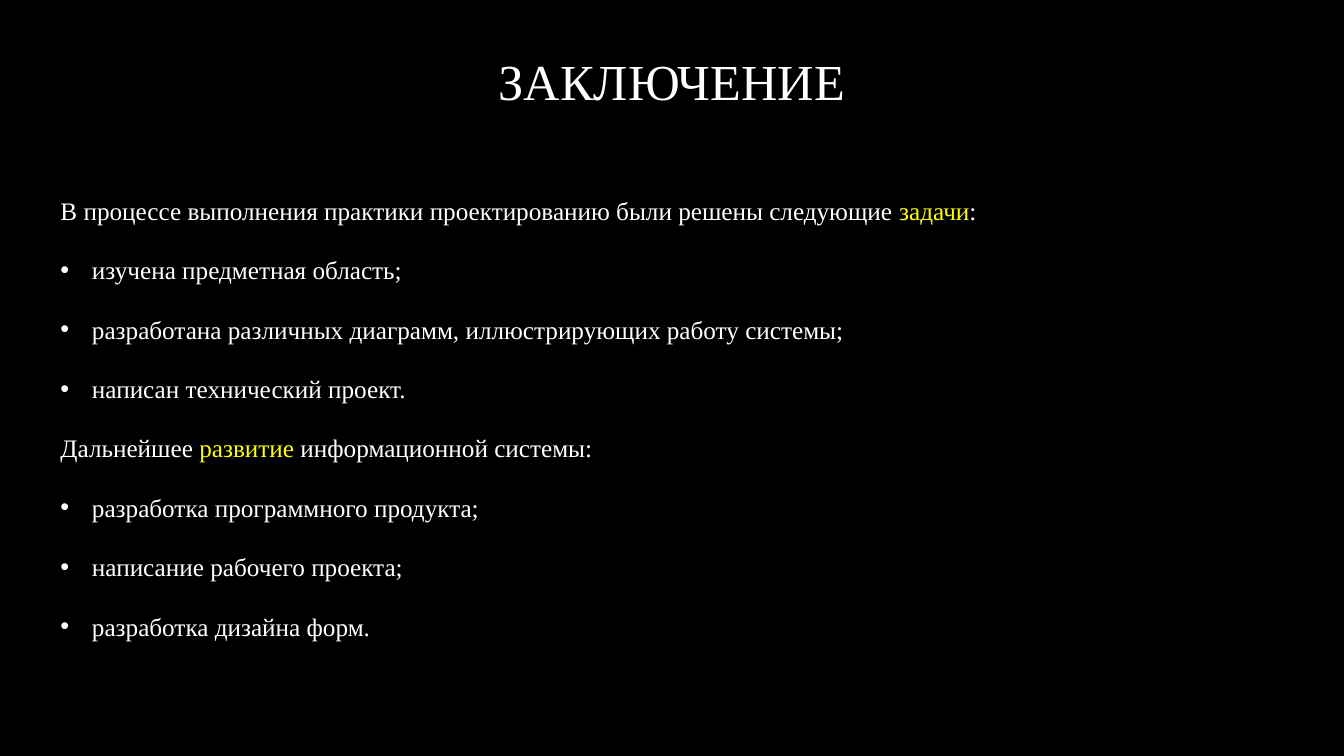
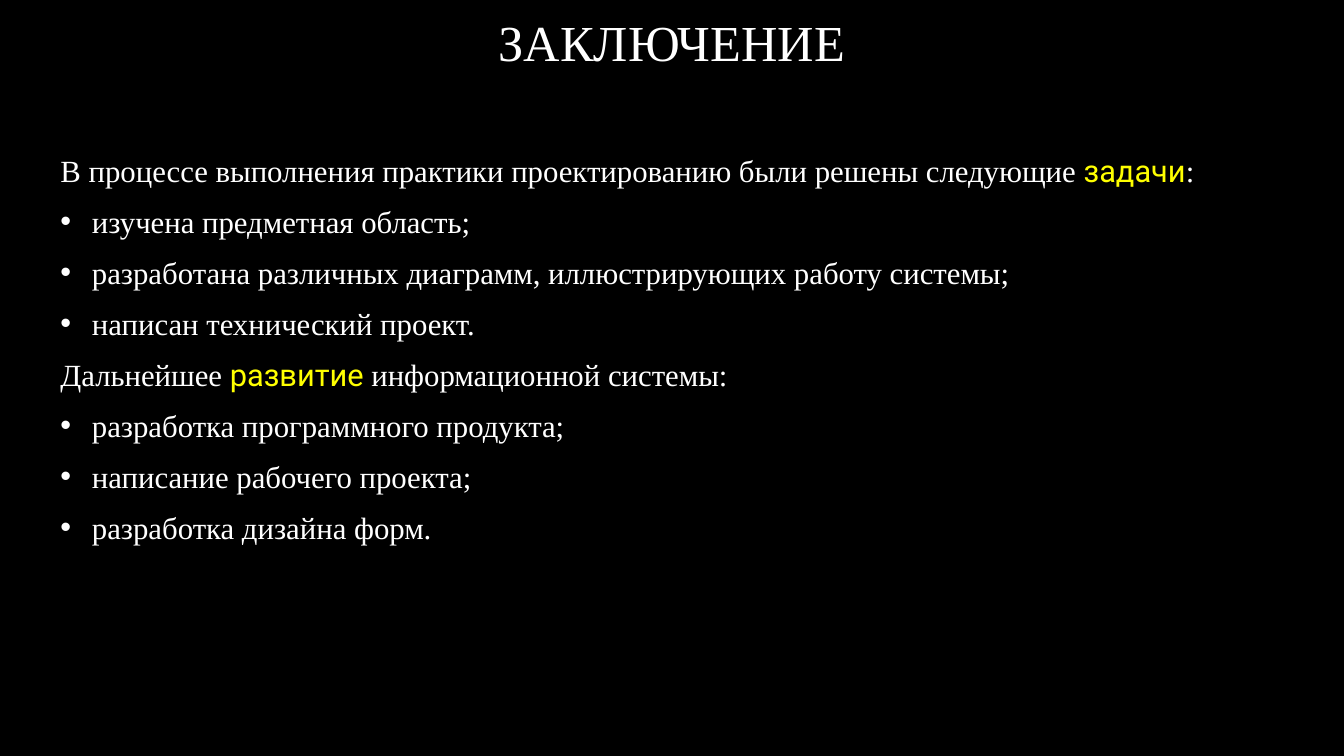
Before and after one commit to RAdKuzur/ASTU, a slide deck: slide 15 of Дипломная работа/Презентация Курсовая.pptx (slide 16 before the commit). Drawn at 1344x756 pixels with LibreOffice and Linux fonts; fonts in the diff are those of the drawing; background and template pictures are left out. Boxes give left, top, right and bottom in pixels: in the first picture for what was removed or moved away, otherwise in the second. Text is boxed around its words. In the diff, an @@ line names an element or a change of style, - is before the commit and + after.

```diff
--- a/Дипломная работа/Презентация Курсовая.pptx
+++ b/Дипломная работа/Презентация Курсовая.pptx
@@ title "ЗАКЛЮЧЕНИЕ": place and size @@
-title "ЗАКЛЮЧЕНИЕ" at (499, 66, 845, 101)
+title "ЗАКЛЮЧЕНИЕ" at (499, 27, 845, 62)
@@ text "В процессе выполнения практики проектированию ..." at (60, 160, 1195, 545): size 18 to 22 pt; font Times New Roman to Roboto in "задачи:", "развитие"; line spacing 1.5 to 1; vertical alignment middle to top @@
```
Also in this commit, not shown: 13 other slides changed, 1 slide added, 2 slides removed, 1 other file.
